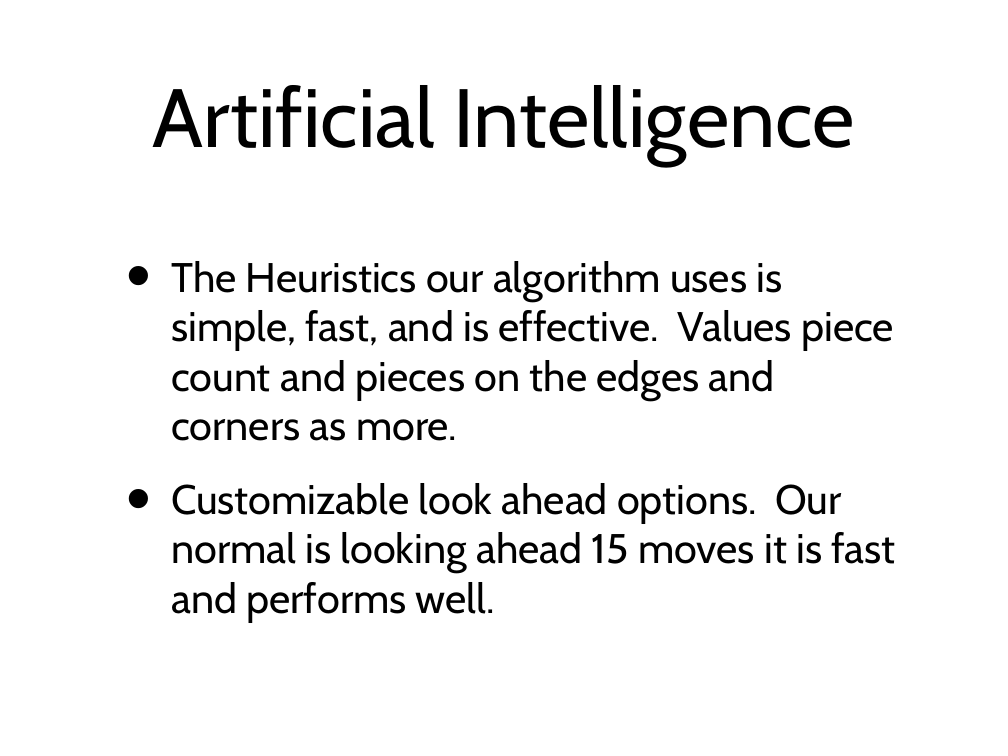
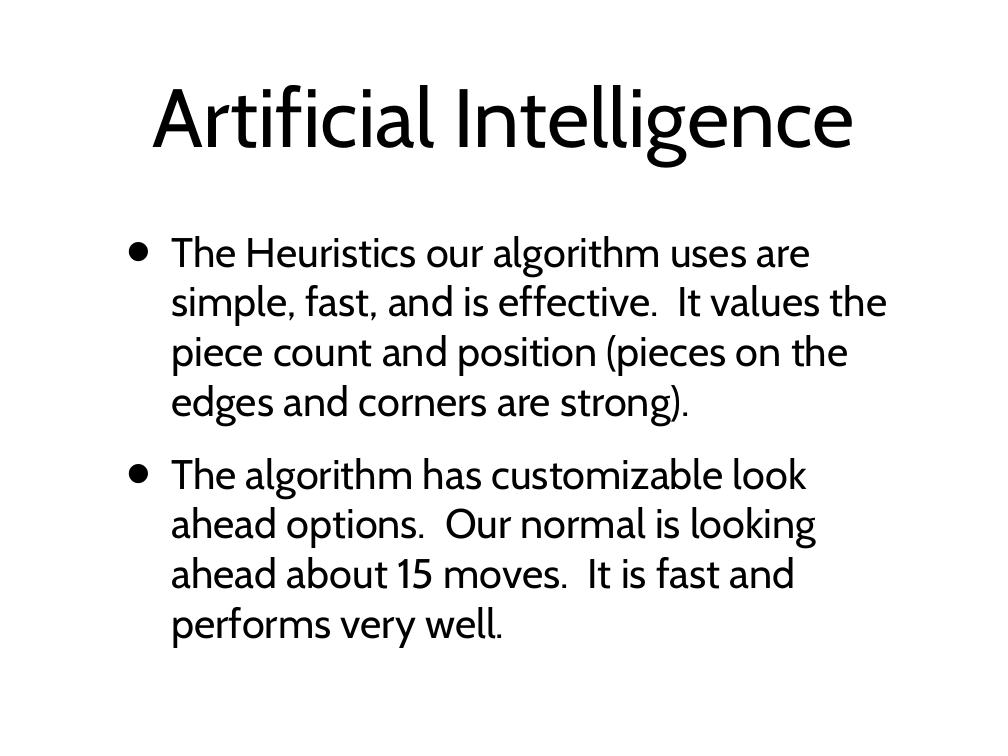
Before and after one commit to amod0017/rit-othello, a slide deck: slide 18 of Othello/other/Othello-Presentation-2.ppt. Drawn at 1008x756 pixels with LibreOffice and Linux fonts; fonts in the diff are those of the drawing. Boxes give left, top, right and bottom in pixels: in the first picture for what was removed or moved away, otherwise in the second. Text is boxed around its words. In the diff, an @@ line names an element or a change of style, - is before the commit and + after.

```diff
--- a/Othello/other/Othello-Presentation-2.ppt
+++ b/Othello/other/Othello-Presentation-2.ppt
@@ text at (171, 236, 888, 647): text changed @@
-• The Heuristics our algorithm uses is simple, fast, and is effective. Values piece count and pieces on the edges and corners as more.
-• Customizable look ahead options. Our normal is looking ahead 15 moves it is fast and performs well.
+• The Heuristics our algorithm uses are simple, fast, and is effective. It values the piece count and position (pieces on the edges and corners are strong).
+• The algorithm has customizable look ahead options. Our normal is looking ahead about 15 moves. It is fast and performs very well.
```
Also in this commit, not shown: 2 other slides changed, 1 slide added.
